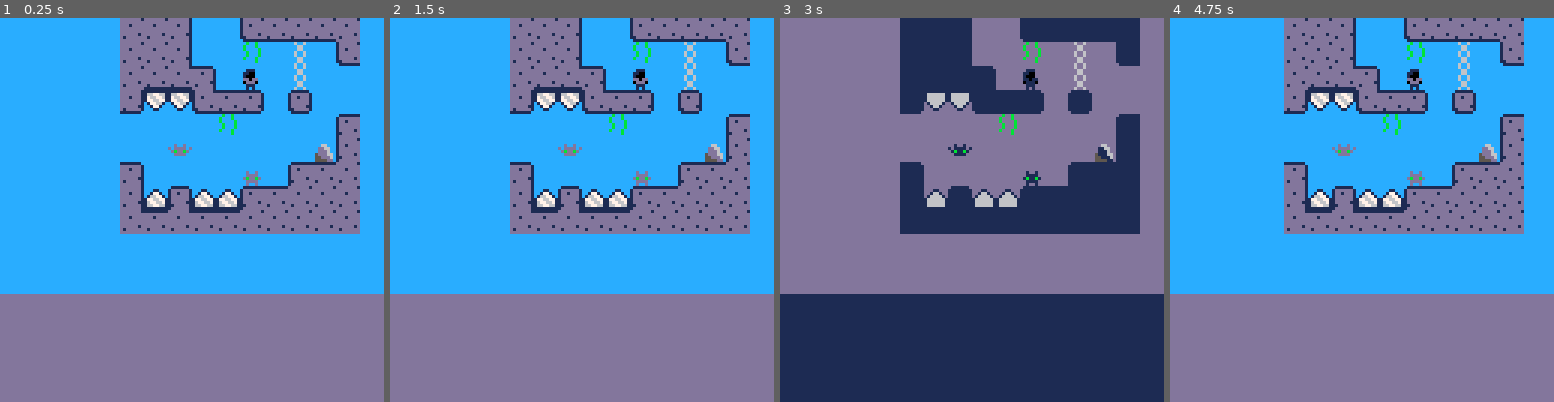
Above: before the commit, frames 1-4 (left to right).
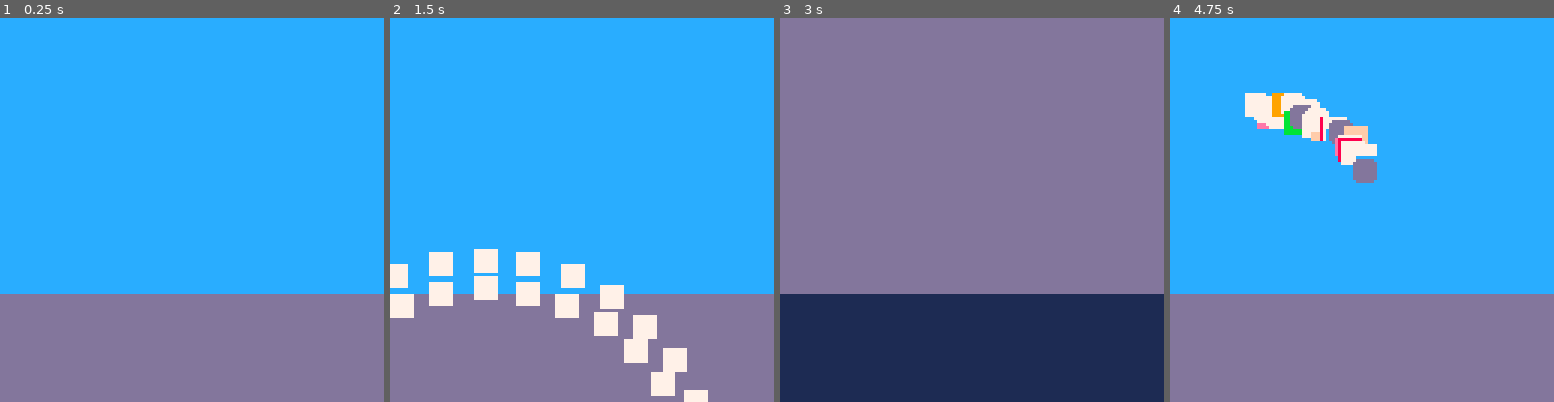
Above: after the commit, the same moments.

Repository: samskivert/darkflame
Game: PICO-8 cartridge darkflame.p8
Same seed, same stepped clock (60 frames per second), same inputs: the game is played once before the commit and once after it.
Inputs:
- Up to frame 1 (0.25 s): no input
- Up to frame 2 (1.5 s): tap O (Z key) at 0.33, 0.7, 1.43 s; tap X (X key) at 1.07 s
- Up to frame 3 (3 s): hold Left 1.97-2.37 s; tap X (X key) at 2.07, 2.4, 2.73 s; tap O (Z key) at 2.22 s; hold Down 2.42-2.82 s; hold Right from 2.87 s (still down)
- Up to frame 4 (4.75 s): tap X (X key) every 0.33 s from 3.07 to 4.73 s; tap O (Z key) at 3.1, 3.98 s; release Right at 3.53 s; hold Up 3.58-4.08 s; hold Right 4.13-4.53 s; hold Down from 4.58 s (still down)

The runs differ from the first frame. In frame 1, 19% of the frame differs, in the area x 31-94%, y 0-57%; in frame 2, 26%, in the area x 0-94%, y 0-100%; in frame 3, 19%; in frame 4, 22%.

Commit message:
New Tiles and health

Diff:
--- a/darkflame.p8
+++ b/darkflame.p8
@@ -72,15 +72,5 @@
 
 
 __gff__
-0000000000000000000000000000000008080800000008000000000000000000080808080808080000000000000000000808080000080800000000000000000008080808000000000000000000000000080808080000000000000000000000000808080800000000000000000000000008080808000000000000000000000000
+0000000000000000000000000000000008080800000008000000000000000000080808080808080000000000000000000808080101080800000000000000000008080808080808080000000000000000080808080808080800000000000000000808080808080808000000000000000008080808080808080000000000000000
 0000000000000000000000000000000000000000000000000000000000000000000000000000000000000000000000000000000000000000000000000000000000000000000000000000000000000000000000000000000000000000000000000000000000000000000000000000000000000000000000000000000000000000
-__map__
-0000000000212122000030313131210000000000000000000000000000000000000000000000000000000000000000000000000000000000000000000000000000000000000000000000000000000000000000000000000000000000000000000000000000000000000000000000000000000000000000000000000000000000
-0000000000212122000015001300300000000000000000000000000000000000000000000000000000000000000000000000000000000000000000000000000000000000000000000000000000000000000000000000000000000000000000000000000000000000000000000000000000000000000000000000000000000000
-0000000000213131120001001300000000000000000000000000000000000000000000000000000000000000000000000000000000000000000000000000000000000000000000000000000000000000000000000000000000000000000000000000000000000000000000000000000000000000000000000000000000000000
-0000000000323434302425003500000000000000000000000000000000000000000000000000000000000000000000000000000000000000000000000000000000000000000000000000000000000000000000000000000000000000000000000000000000000000000000000000000000000000000000000000000000000000
-0000000000000000001500000000100000000000000000000000000000000000000000000000000000000000000000000000000000000000000000000000000000000000000000000000000000000000000000000000000000000000000000000000000000000000000000000000000000000000000000000000000000000000
-0000000000000028000000000014200000000000000000000000000000000000000000000000000000000000000000000000000000000000000000000000000000000000000000000000000000000000000000000000000000000000000000000000000000000000000000000000000000000000000000000000000000000000
-0000000000120000000017001011210000000000000000000000000000000000000000000000000000000000000000000000000000000000000000000000000000000000000000000000000000000000000000000000000000000000000000000000000000000000000000000000000000000000000000000000000000000000
-0000000000223316333310112121210000000000000000000000000000000000000000000000000000000000000000000000000000000000000000000000000000000000000000000000000000000000000000000000000000000000000000000000000000000000000000000000000000000000000000000000000000000000
-0000000000211121111121212121210000000000000000000000000000000000000000000000000000000000000000000000000000000000000000000000000000000000000000000000000000000000000000000000000000000000000000000000000000000000000000000000000000000000000000000000000000000000
Not shown, changed: 32 lines of the sprite sheet (__gfx__) section of darkflame.p8
